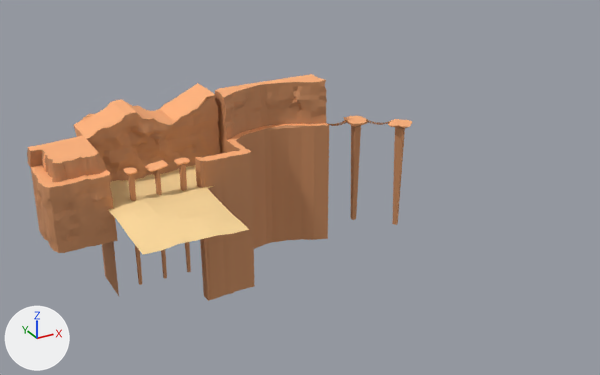
The FBX model EcoSphere/Assets/Models/Levels/level1.fbx: old version first, new version second.
Both versions are drawn from a 50 mm lens placed at (-35.7, -197.2, 80.6), pointed at (62.2, -19.2, -8.3). The lights are fixed; the arrows at lower left show +X, +Y and +Z. Where no turn or scale is listed for an object, it has been applied to the vertices.

In view in the first picture: 'Cube', 'Pillar 3.001', 'Pillar 4', 'Plane', 'Plateau', 'Platform 1', 'Platform 1.001', 'Platform 1.002', 'Platform 2'.
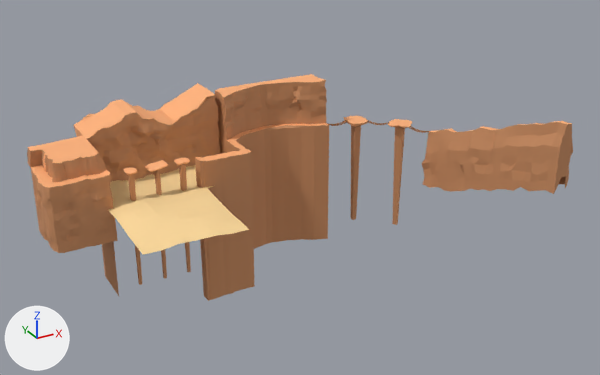
Where the newer file only moved an object's origin or applied its transform, the numbers keep the older frame.

The edits, one by one:
Mesh me_cube_013 is new.
It has 390 vertices, 364 faces and spans x -2.5..3.1, y -25.4..25.4, z -15.0..18.7.
Faces by material slot: [38, 326].
It uses material mat_ground (orange #ffb27a).
It uses material mat_falaise (orange #cc8e61).
Object 'Cube.001' (ob_cube_001) is new; it shows me_cube_013.
Its location is (105.1, -43.7, -1.1).

What differs and where, as boxes (x1, y1, x2, y2) in the pictures (600 x 375 px):
'Cube.001', added
    after: (422, 121, 573, 194)
    faces in mat_falaise (orange #cc8e61): (422, 122, 573, 194)
    faces in mat_ground (orange #ffb27a): (429, 121, 572, 132)
